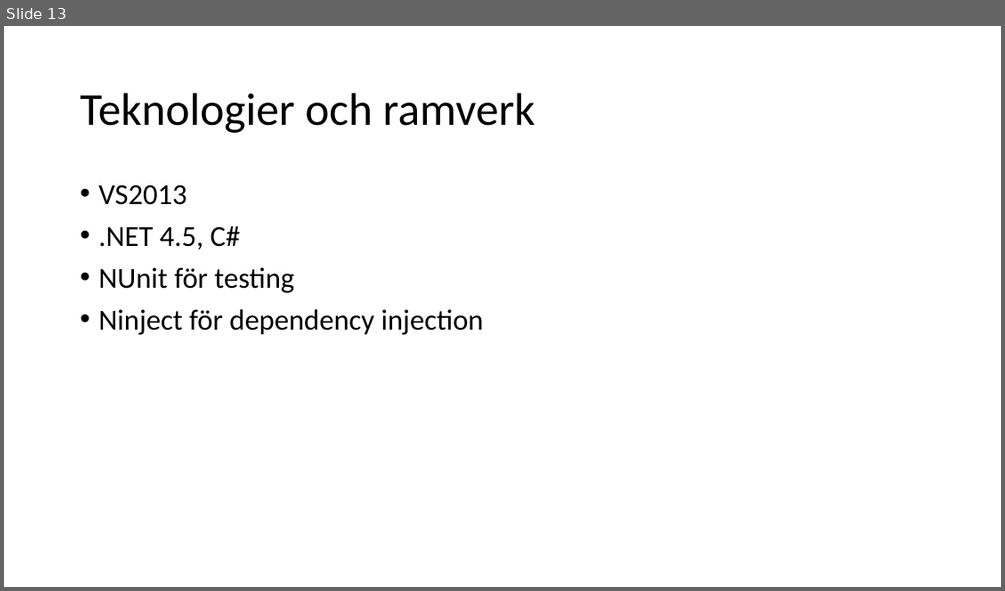
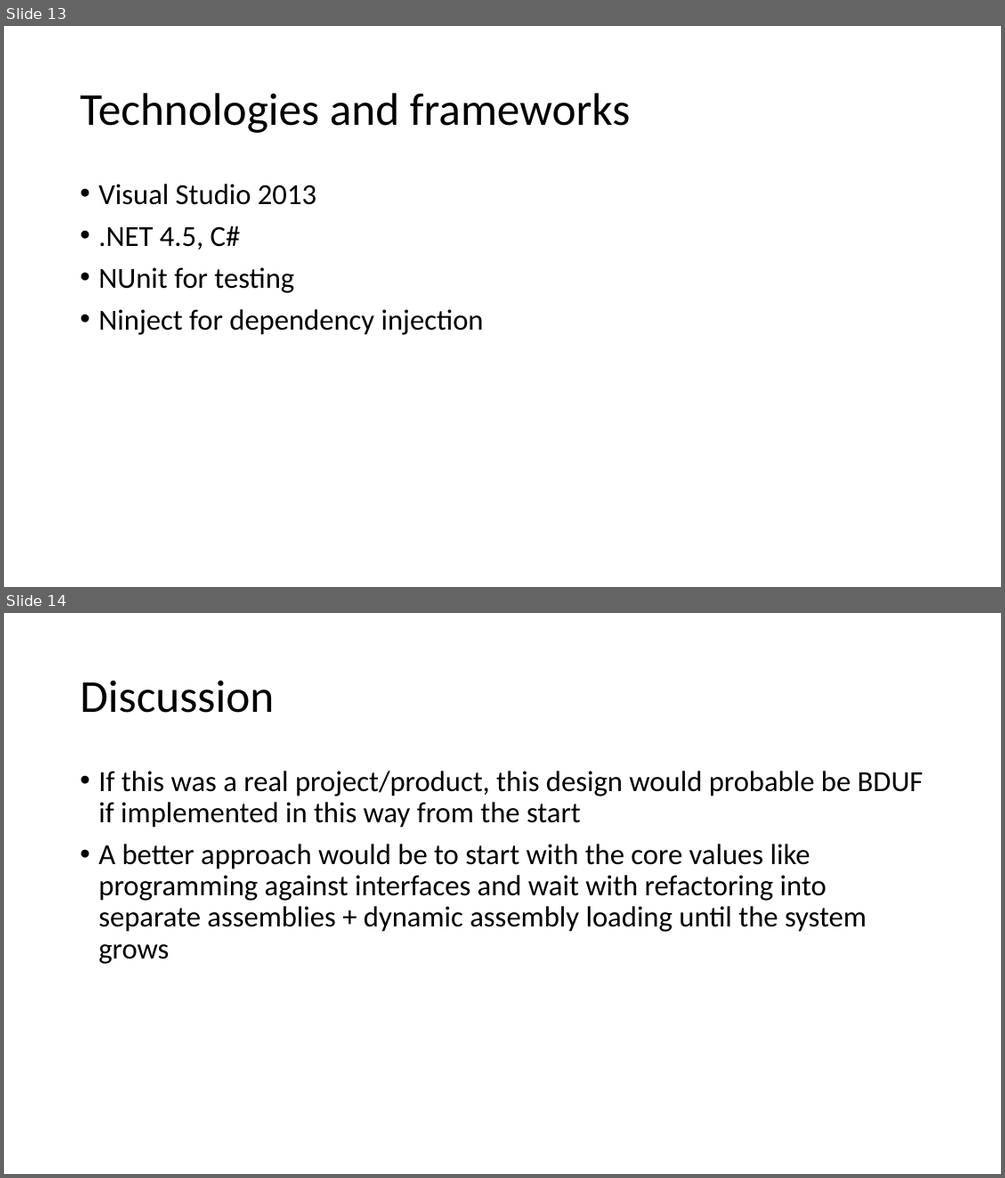
Before and after one commit to LarsBergqvist/CarRentalService, a slide deck: CarRentalService - Lars Bergqvist.pptx. Shown one above the other, each under a label of ours: slide 13 before the commit, slides 13 and 14 after it. The pictures are 1005x591 and 1005x1178 pixels, drawn with LibreOffice and Linux fonts; fonts in the diff are those of the drawing. Boxes give left, top, right and bottom in pixels: in the first picture for what was removed or moved away, otherwise in the second. Text is boxed around its words. In the diff, an @@ line names an element or a change of style, - is before the commit and + after.

```diff
--- a/CarRentalService - Lars Bergqvist.pptx
+++ b/CarRentalService - Lars Bergqvist.pptx
@@ slide 14 added at bbox=[4, 613, 1001, 1174], background #FFFFFF @@
@@ title added at bbox=[80, 680, 274, 713], 44 pt, text #000000 @@
+Discussion
@@ text added at bbox=[98, 771, 923, 964], 28 pt, text #000000 @@
+• If this was a real project/product, this design would probable be BDUF if implemented in this way from the start
+• A better approach would be to start with the core values like programming against interfaces and wait with refactoring into separate assemblies + dynamic assembly loading until the system grows
@@ slide 13 changed as well @@
@@ title at bbox=[80, 93, 630, 133]: text changed @@
-Teknologier och ramverk
+Technologies and frameworks
@@ text at bbox=[98, 184, 316, 205]: text changed @@
-• VS2013
+• Visual Studio 2013
@@ text at bbox=[98, 267, 484, 335]: text changed @@
-• NUnit för testing
-• Ninject för dependency injection
+• NUnit for testing
+• Ninject for dependency injection
```
Also in this commit, not shown: 9 other slides changed, 3 other slides added, 3 slides removed, 1 other file.
